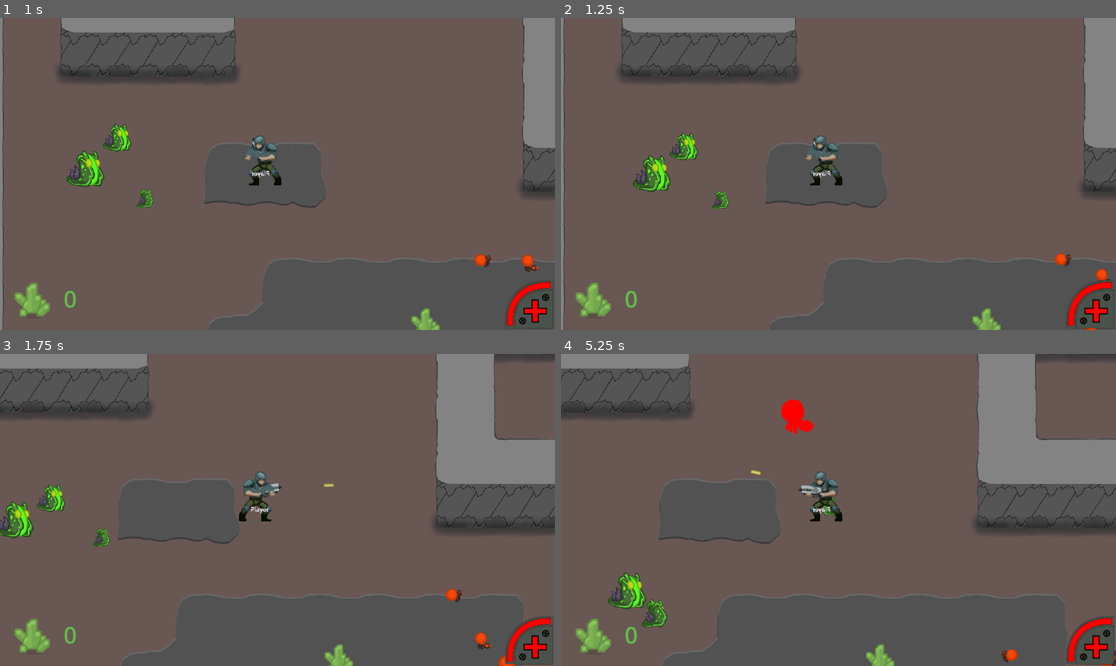
Above: before the commit, frames 1-4 (two rows, left to right).
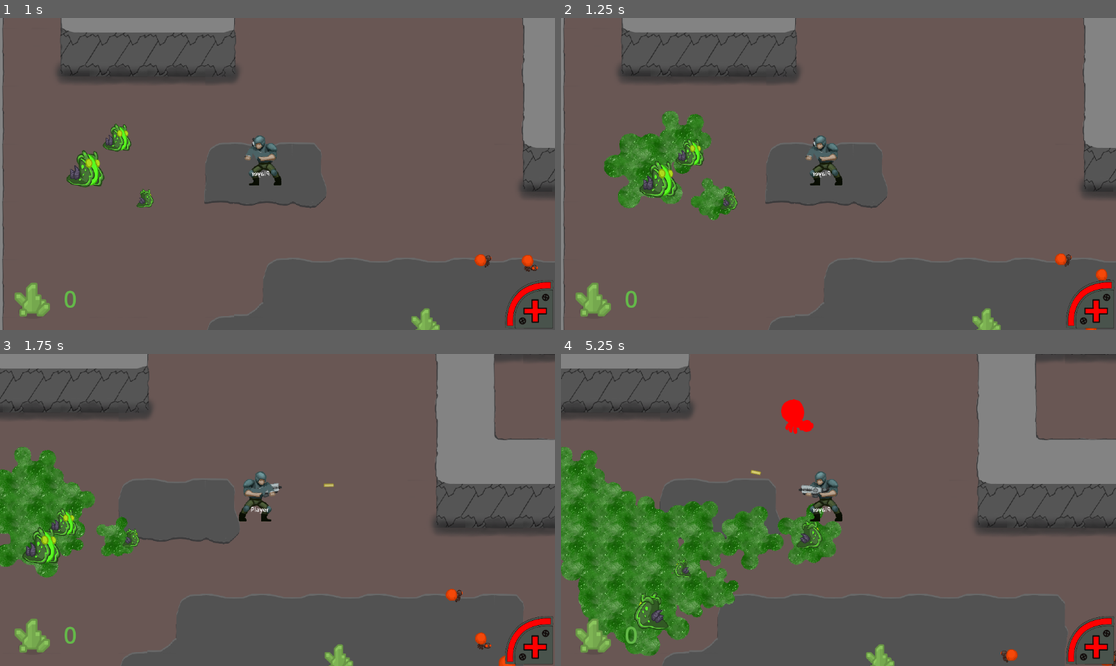
Above: after the commit, the same moments.

Repository: nuzcraft/gdfg-team-4
Game: Godot game, scene res://scenes/title.tscn
The game is run twice, just before and just after one commit, with the same random seed, the same clock (stepped at 60 frames per second) and the same inputs.
Inputs (mouse positions are in pixels of both pictures, inside the frame that each line leads up to):
- Up to frame 1 (1 s): click "Play" at 0.5 s
- Up to frame 2 (1.25 s): no input
- Up to frame 3 (1.75 s): tap Enter at 1.25 s; move the mouse to (399, 494) at 1.27 s; hold D (right) from 1.28 s (still down); tap Space (primaryAction) at 1.35 s; click (399, 494) at 1.42 s
- Up to frame 4 (5.25 s): release D (right) at 2 s; drag from (727, 525) to (1010, 656) at 2.02 s; move the mouse to (894, 441) at 2.77 s; hold D (right) 2.78-3.5 s; tap Alt at 2.85 s; drag from (810, 572) to (616, 378) at 3.52 s; move the mouse to (1005, 556) at 4.27 s; hold A (left) 4.28-5 s; tap Space (primaryAction) at 4.35 s; drag from (672, 463) to (649, 616) at 5.02 s

Frame 1 is identical in both runs. In frame 2, 3.9% of the frame differs, in the area x 7-32%, y 29-65%; in frame 3, 5.3%; in frame 4, 15%, in the area x 0-51%, y 29-97%.
Error before the commit: Parse Error: Identifier "SHOOTING" not declared in the current scope. (res://scenes/enemies/ice_beetle.gd:6)

Commit message:
adds shooting logic to ice_beetle.gd

Diff:
--- a/scenes/enemies/ice_beetle.gd
+++ b/scenes/enemies/ice_beetle.gd
@@ -1,5 +1,20 @@
 extends Enemy
 class_name IceBeetle
+
+var can_shoot: bool = true
+
+var weapon: Weapon
+var shot_timer: Timer
+
+# new states for ice beetle
+enum {
+	SHOOTING = 4
+}
+
+func _ready() -> void:
+	super._ready()
+	weapon = $Weapon
+	shot_timer = $ShotTimer
 
 func _on_attack_area_2d_body_entered(body):
 	if body is Hero:
@@ -8,3 +23,25 @@
 func _on_attack_area_2d_body_exited(body):
 	if body is Hero:
 		switch_state(IDLE)
+
+func _process(delta):
+	match state:
+		SHOOTING:
+				if can_shoot:
+					target_pos = target.position
+					var _target_dir = (target_pos - position).normalized()
+					weapon.fire(_target_dir)
+					can_shoot = false
+					shot_timer.start()
+		_:
+			super._process(delta)
+
+func switch_state(state_enum) -> void:
+	match state_enum:
+		SHOOTING:
+			state = SHOOTING
+		_:
+			super.switch_state(state_enum)
+
+func _on_shot_timer_timeout():
+	can_shoot = true
